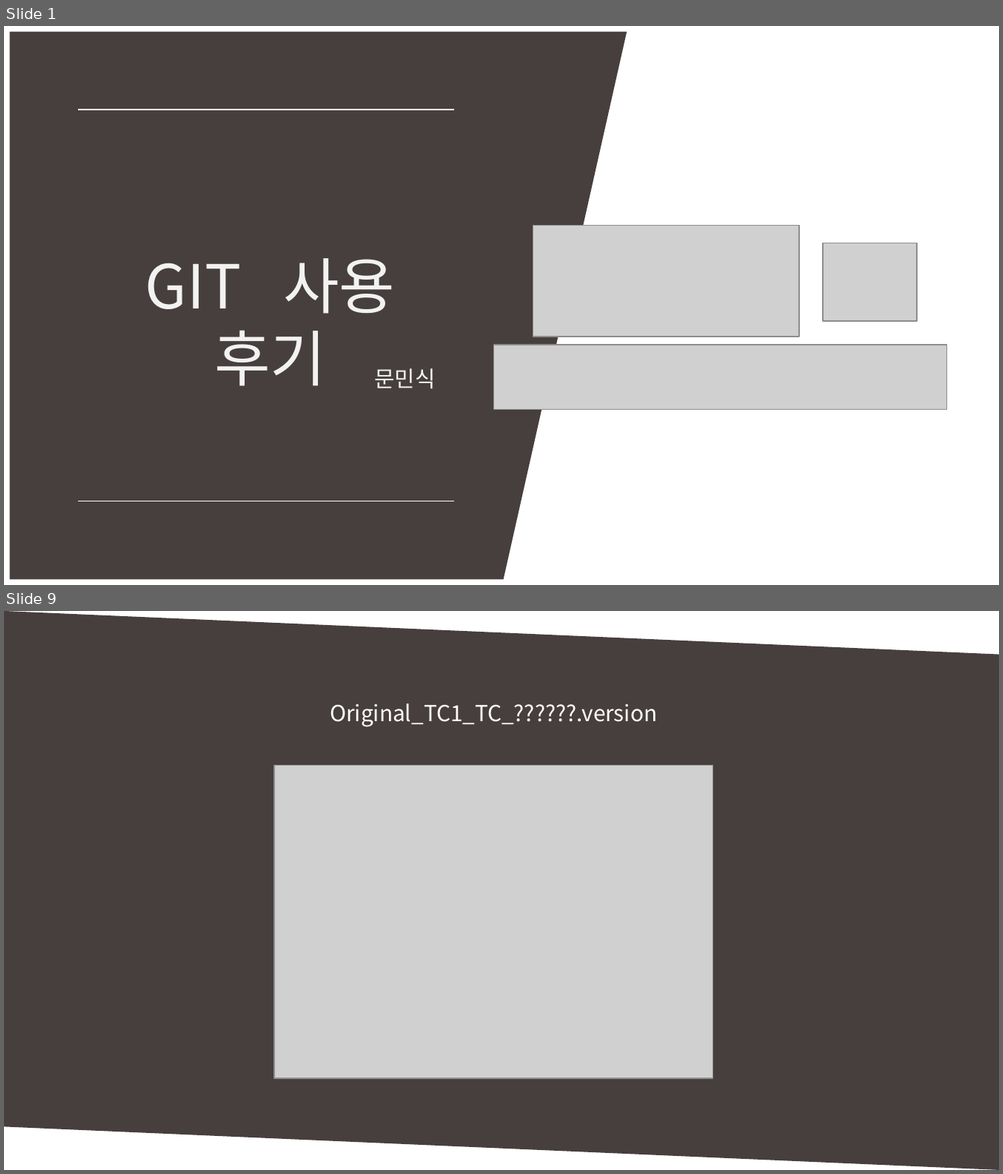
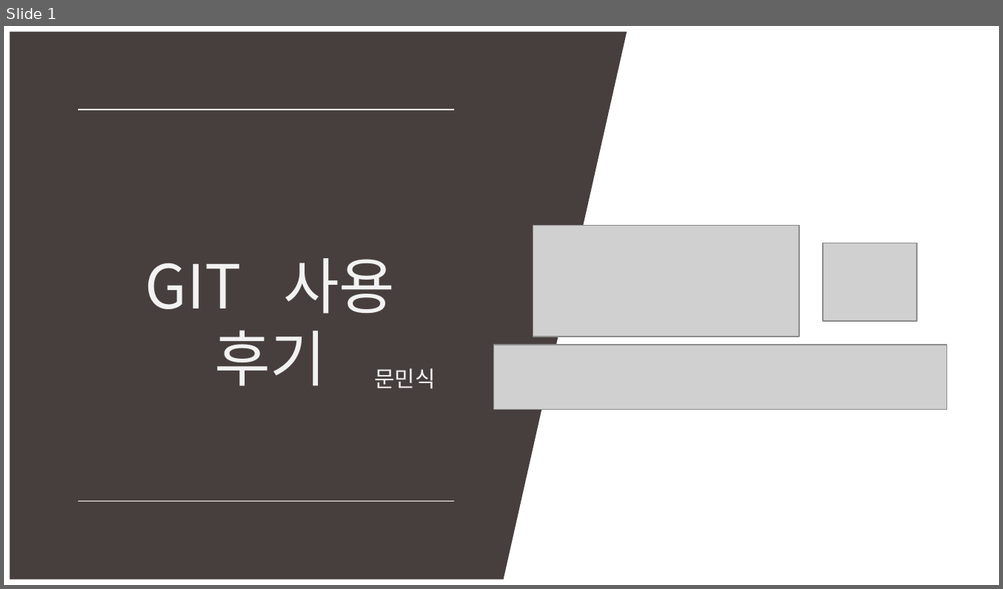
Before and after one commit to MinSikMoon/pptgit, a slide deck: git발표.pptx. Shown one above the other, each under a label of ours: slides 1 and 9 before the commit, slide 1 after it; the slides between them are not shown. The pictures are 1003x1174 and 1003x589 pixels, drawn with LibreOffice and Linux fonts; fonts in the diff are those of the drawing; grey boxes stand for pictures. Boxes give left, top, right and bottom in pixels: in the first picture for what was removed or moved away, otherwise in the second. Text is boxed around its words. In the diff, an @@ line names an element or a change of style, - is before the commit and + after.

```diff
--- a/git발표.pptx
+++ b/git발표.pptx
@@ slide 9 removed at (4, 611, 999, 1170), background #FFFFFF @@
@@ parallelogram removed at (4, 611, 999, 1170) @@
@@ text removed at (330, 703, 657, 727) @@
-Original_TC1_TC_??????.version
@@ picture removed at (275, 765, 713, 1079) @@
```
Also in this commit, not shown: 1 slide changed, 1 slide added, 16 other slides removed.
